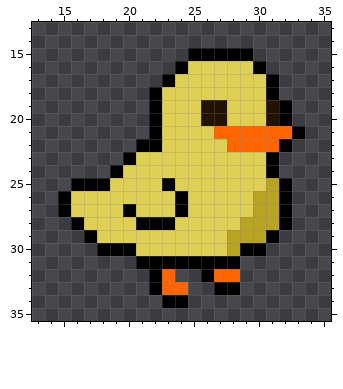
One commit to this pixel-art sprite: data/gfx/waddle_right_1.png. The picture above is the old version.
The file is 1600x1600 pixels, drawn in blocks of 32x32; one block is one cell here. Shown: x 13..35, y 13..35.
Once edited:
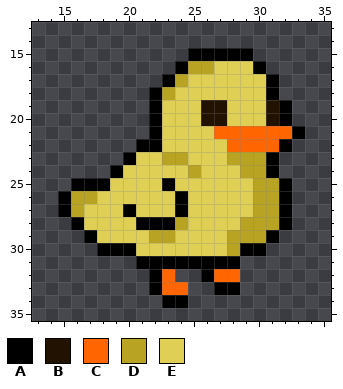
Palette (. is transparent): A #000000  B #221202  C #ff6500  D #b8a322  E #dfcf55
From old to new:
Changed rows in their new state; - is an unchanged pixel.
first column x 23:
16 --DD
17 -D--
18 D---
first column x 16:
23 -------DD---DDD
24 ---------D---DD
25 --------------D
26 DD-------------
27 D--------------
28 --------D------
29 ------DD-------
Boxes around the changes in both pictures, in picture pixels (x1, y1, x2, y2):
changed: (162, 61, 214, 100)
changed: (162, 152, 266, 191)
changed: (71, 191, 97, 217)
changed: (149, 217, 188, 243)
